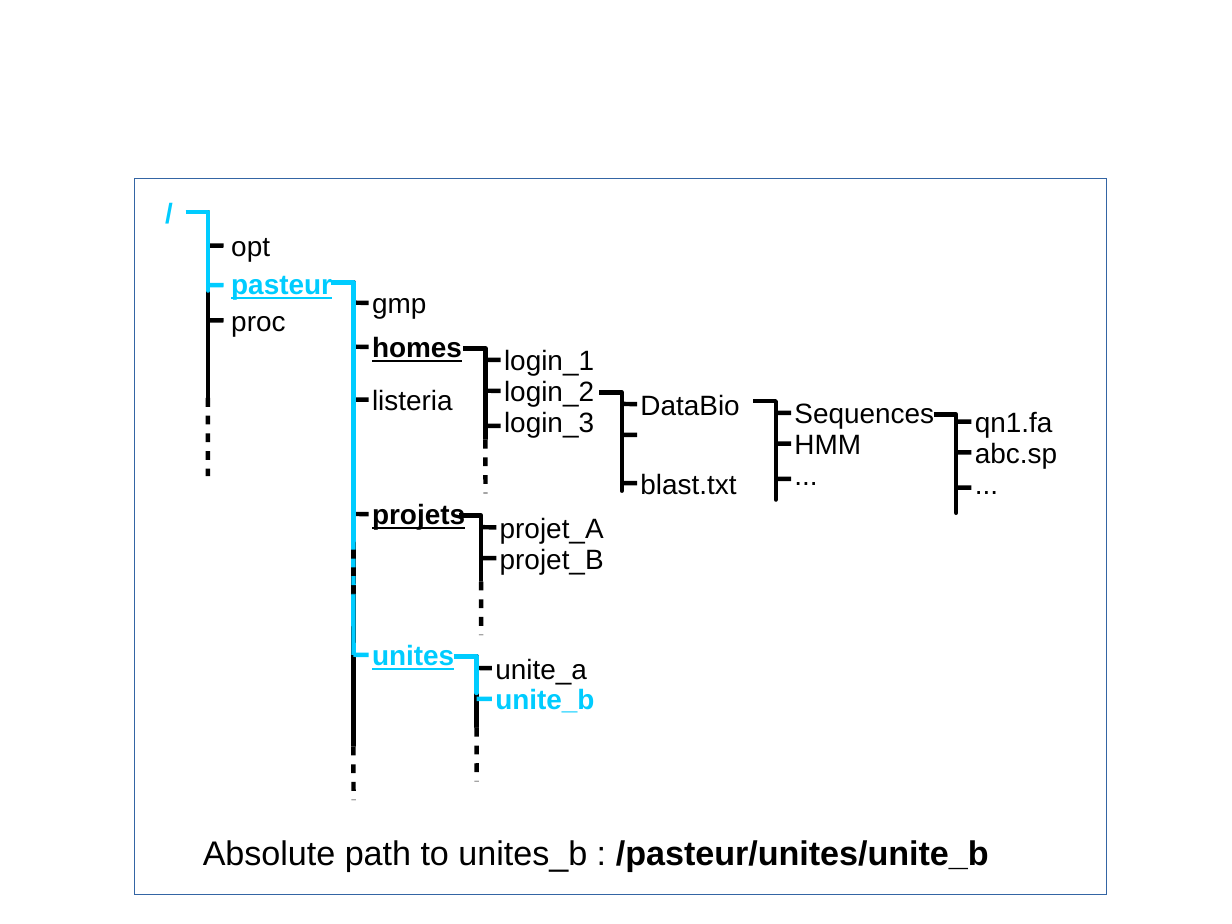
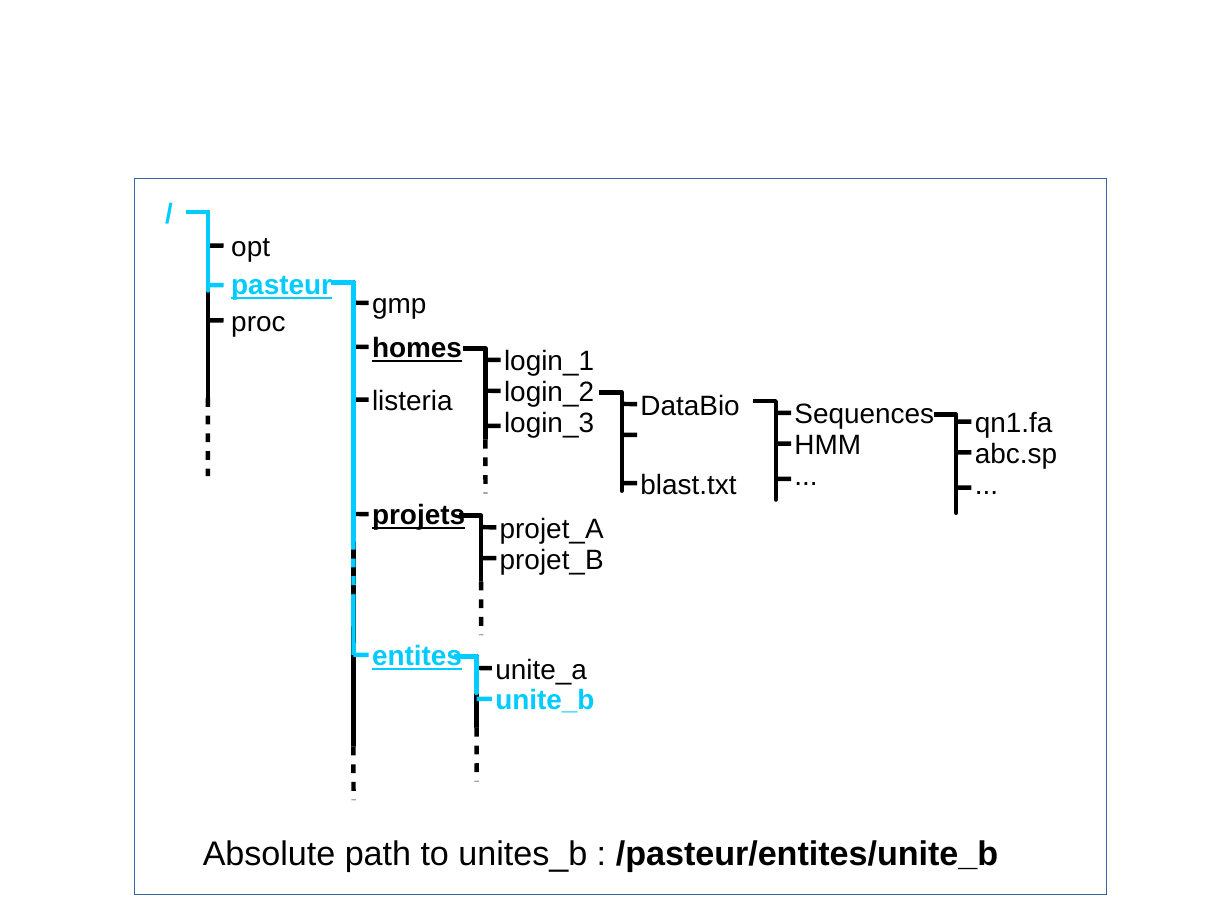
Before and after one commit to C3BI-pasteur-fr/unix-training, a slide deck: slide 8 of schemas.odp. Drawn at 1232x924 pixels with LibreOffice and Linux fonts; fonts in the diff are those of the drawing. Boxes give left, top, right and bottom in pixels: in the first picture for what was removed or moved away, otherwise in the second. Text is boxed around its words. In the diff, an @@ line names an element or a change of style, - is before the commit and + after.

Commit message:
replace unites by entites which is the right names in Atlas

```diff
--- a/schemas.odp
+++ b/schemas.odp
@@ text at box(372, 644, 462, 670): text changed @@
-unites
+entites
@@ text at box(203, 840, 998, 871): text changed; bold on @@
-Absolute path to unites_b : /pasteur/unites/unite_b
+Absolute path to unites_b : /pasteur/entites/unite_b
```
Also in this commit, not shown: 3 other slides changed, 5 other files.
